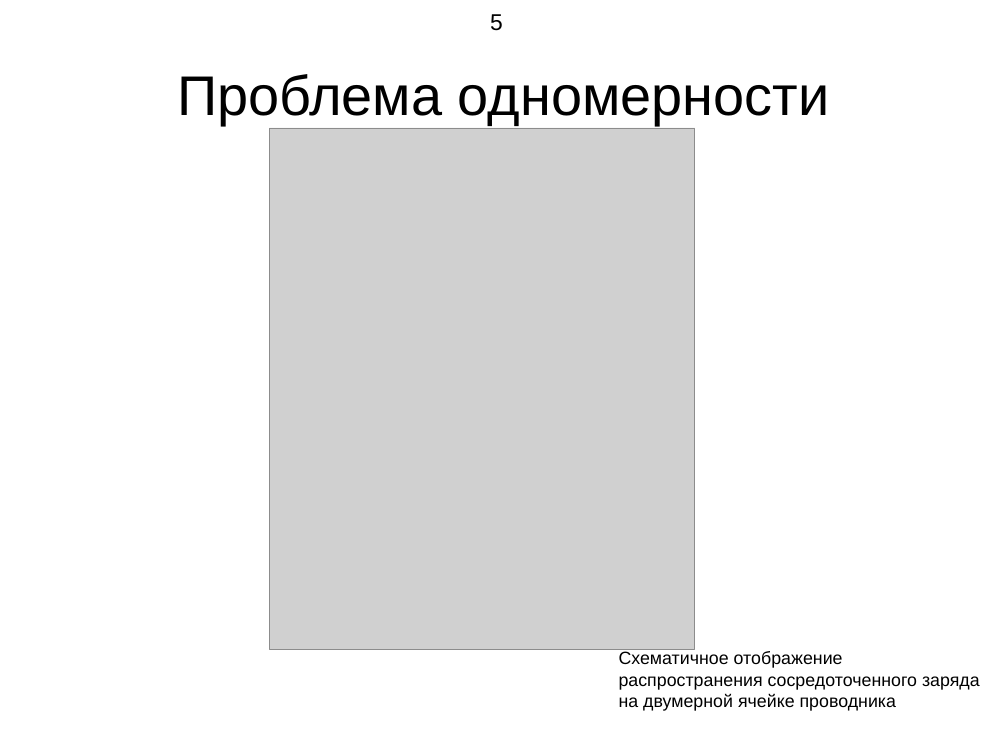
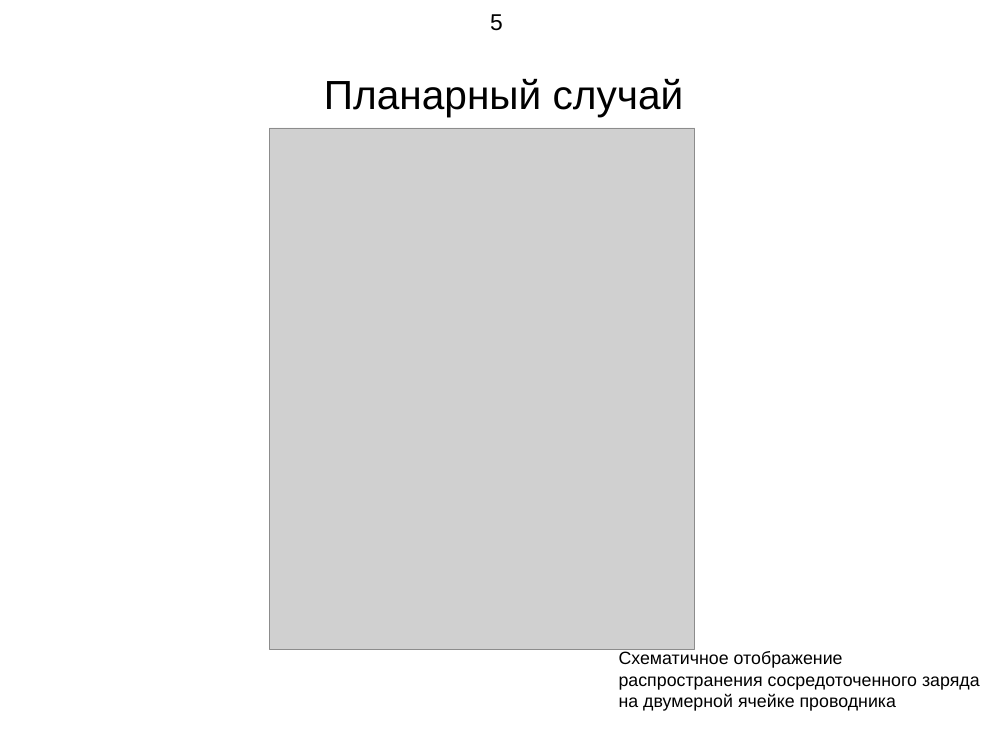
Before and after one commit to demanxd/Disser, a slide deck: slide 5 of Presentaition.odp. Drawn at 1008x756 pixels with LibreOffice and Linux fonts; fonts in the diff are those of the drawing; grey boxes stand for pictures. Boxes give left, top, right and bottom in pixels: in the first picture for what was removed or moved away, otherwise in the second. Text is boxed around its words. In the diff, an @@ line names an element or a change of style, - is before the commit and + after.

```diff
--- a/Presentaition.odp
+++ b/Presentaition.odp
@@ title at bbox=[324, 78, 684, 117]: text changed; size 44 to 32 pt @@
-Проблема одномерности
+Планарный случай
```
Also in this commit, not shown: 4 other slides changed, 3 slides added, 6 slides removed, 10 other files.
